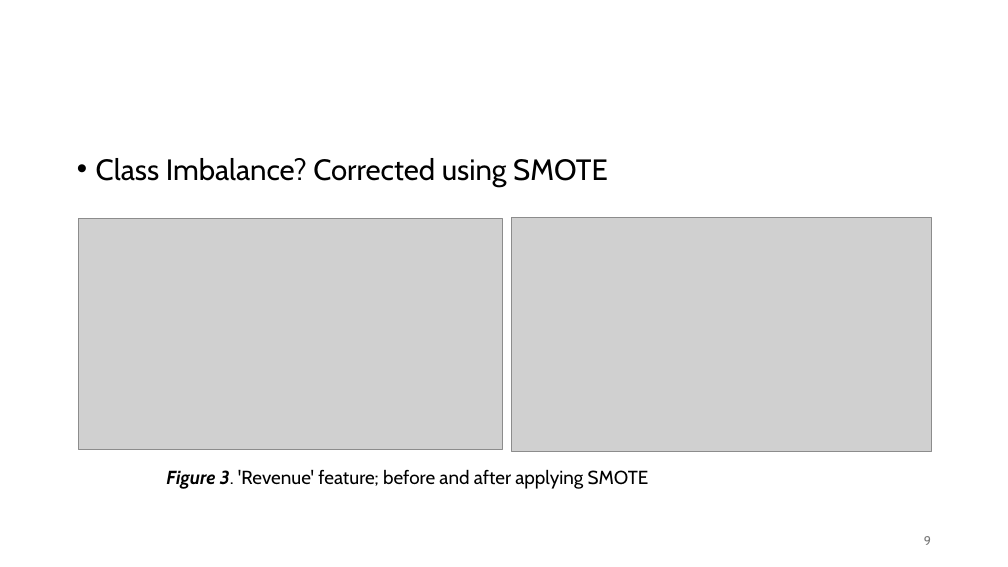
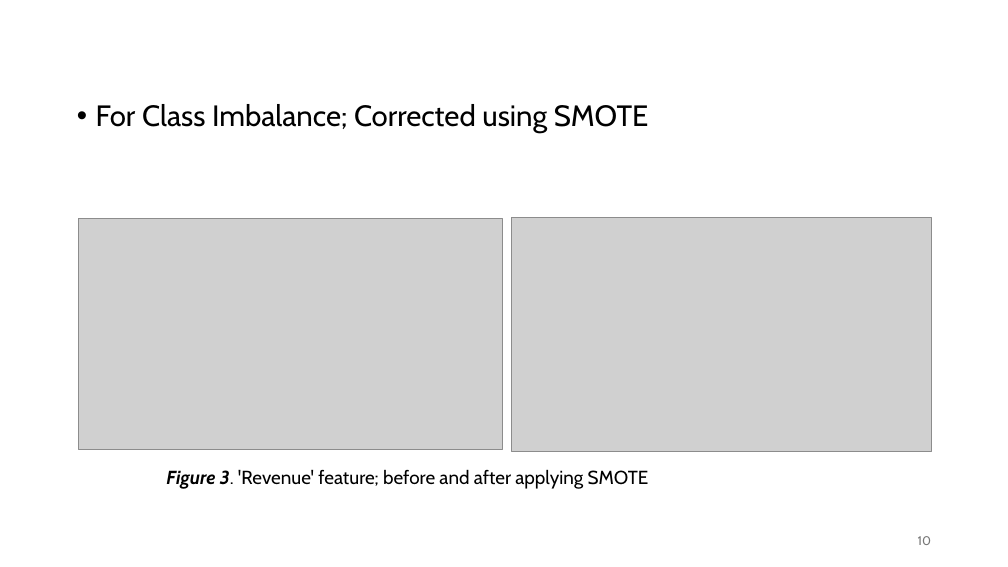
Before and after one commit to mzfauzi89/Capstone-Project, a slide deck: slide 10 of CP_Online Shopper Purchase Prediction.pptx (slide 9 before the commit). Drawn at 1008x567 pixels with LibreOffice and Linux fonts; fonts in the diff are those of the drawing; grey boxes stand for pictures; background and template pictures are left out. Boxes give left, top, right and bottom in pixels: in the first picture for what was removed or moved away, otherwise in the second. Text is boxed around its words. In the diff, an @@ line names an element or a change of style, - is before the commit and + after.

```diff
--- a/CP_Online Shopper Purchase Prediction.pptx
+++ b/CP_Online Shopper Purchase Prediction.pptx
@@ text at [96,104,649,133]: text changed @@
-• Class Imbalance? Corrected using SMOTE
+• For Class Imbalance; Corrected using SMOTE
@@ page number at [918,536,931,545]: text changed @@
-9
+10
```
Also in this commit, not shown: 9 other slides changed, 5 slides added, 5 slides removed.
